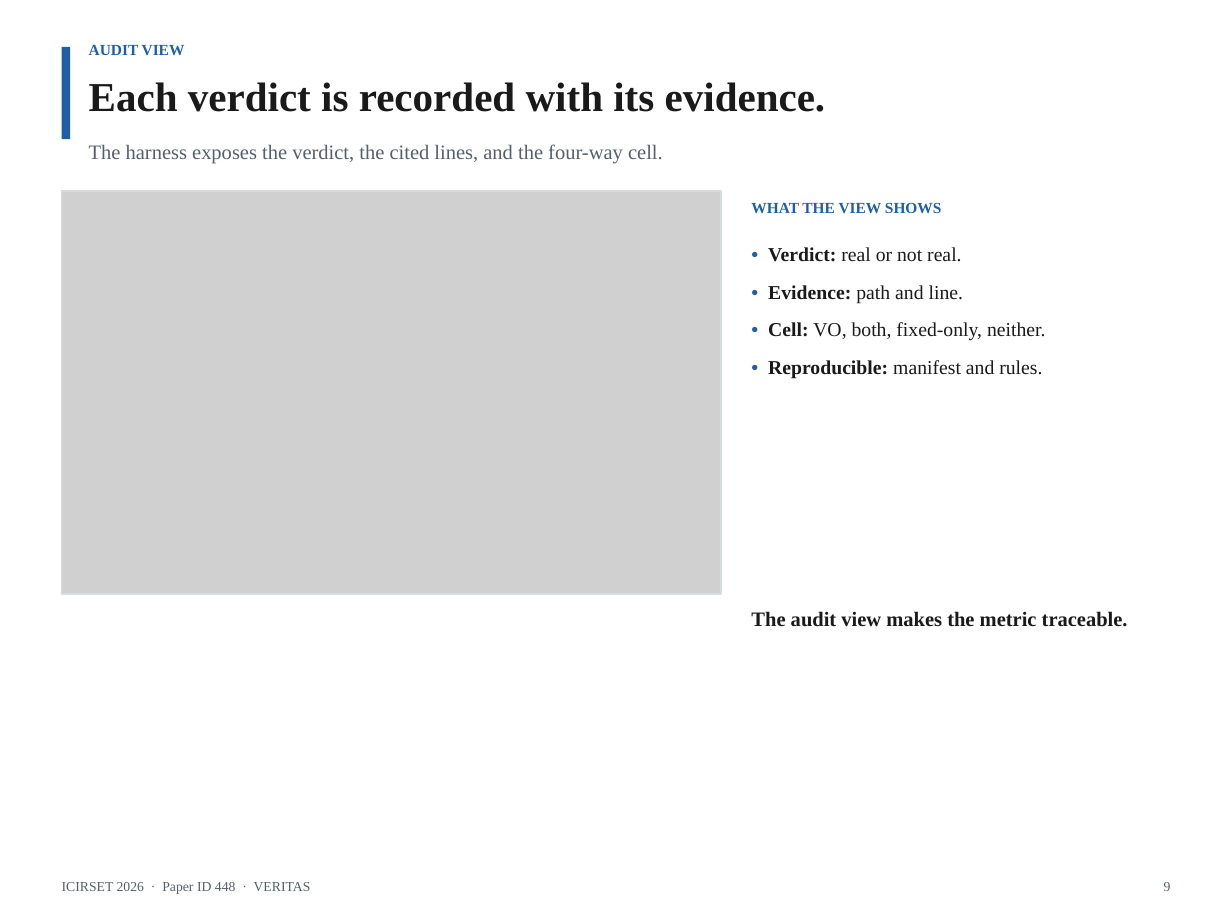
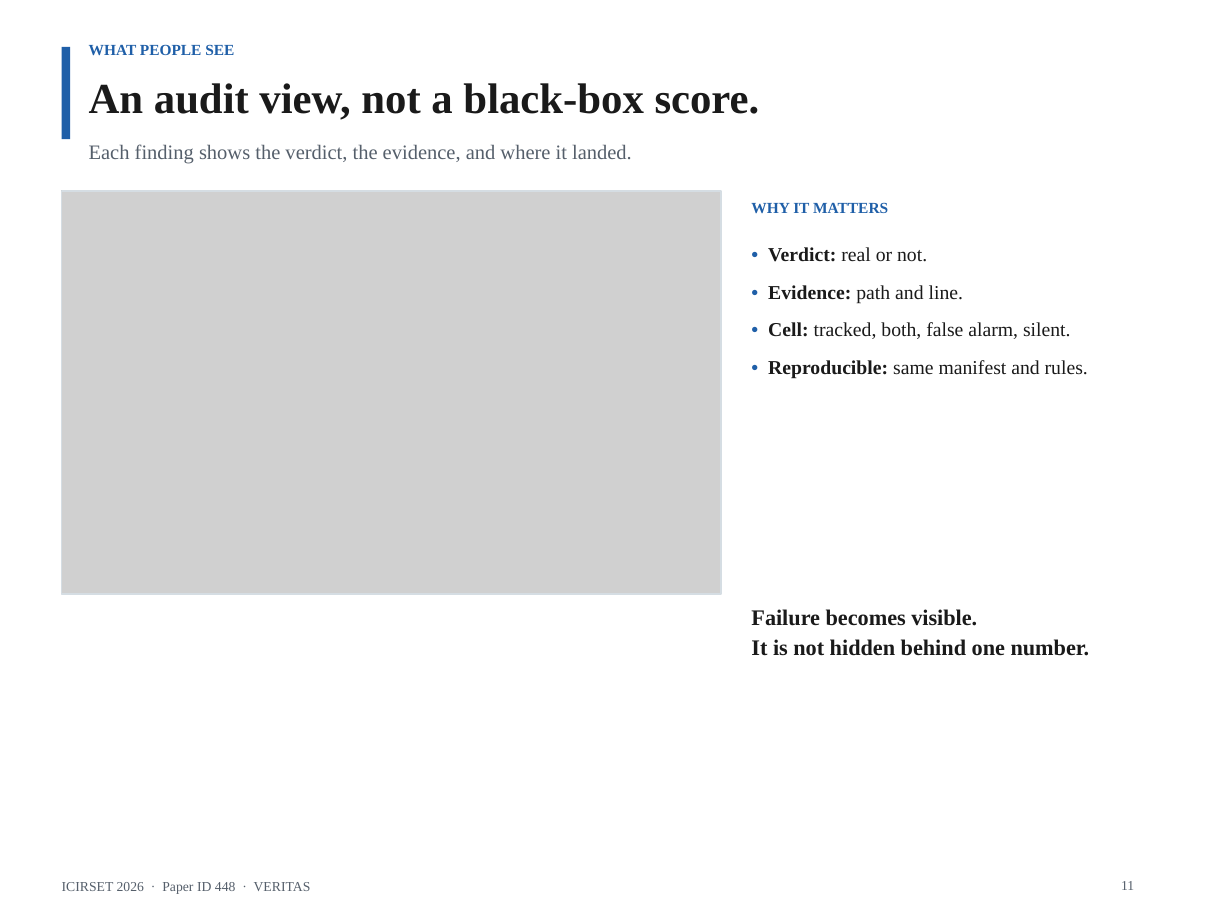
Before and after one commit to AmonWasHere/Proto, a slide deck: slide 11 of paper/ICIRSET-26_VERITAS_Presentation.pptx (slide 9 before the commit). Drawn at 1232x924 pixels with LibreOffice and Linux fonts; fonts in the diff are those of the drawing; grey boxes stand for pictures. Boxes give left, top, right and bottom in pixels: in the first picture for what was removed or moved away, otherwise in the second. Text is boxed around its words. In the diff, an @@ line names an element or a change of style, - is before the commit and + after.

Commit message:
Restore original deck content; remove critique slides; add metrics table

```diff
--- a/paper/ICIRSET-26_VERITAS_Presentation.pptx
+++ b/paper/ICIRSET-26_VERITAS_Presentation.pptx
@@ text at bbox=[89, 44, 234, 56]: text changed @@
-AUDIT VIEW
+WHAT PEOPLE SEE
@@ text at bbox=[89, 83, 760, 120]: text changed; size 24 to 25 pt @@
-Each verdict is recorded with its evidence.
+An audit view, not a black-box score.
@@ text at bbox=[89, 144, 632, 164]: text changed @@
-The harness exposes the verdict, the cited lines, and the four-way cell.
+Each finding shows the verdict, the evidence, and where it landed.
@@ text at bbox=[751, 202, 888, 213]: text changed @@
-WHAT THE VIEW SHOWS
+WHY IT MATTERS
@@ text at bbox=[768, 247, 927, 262]: text changed @@
-• Verdict: real or not real.
+• Verdict: real or not.
@@ text at bbox=[768, 322, 1088, 379]: text changed @@
-• Cell: VO, both, fixed-only, neither.
-• Reproducible: manifest and rules.
+• Cell: tracked, both, false alarm, silent.
+• Reproducible: same manifest and rules.
@@ text at bbox=[751, 609, 1090, 656]: text changed; size 12 to 13 pt @@
-The audit view makes the metric traceable.
+Failure becomes visible.
+It is not hidden behind one number.
@@ text at bbox=[1121, 881, 1134, 890]: text changed @@
-9
+11
```
Also in this commit, not shown: 5 other slides changed, 6 slides added, 8 slides removed, 1 other file.
